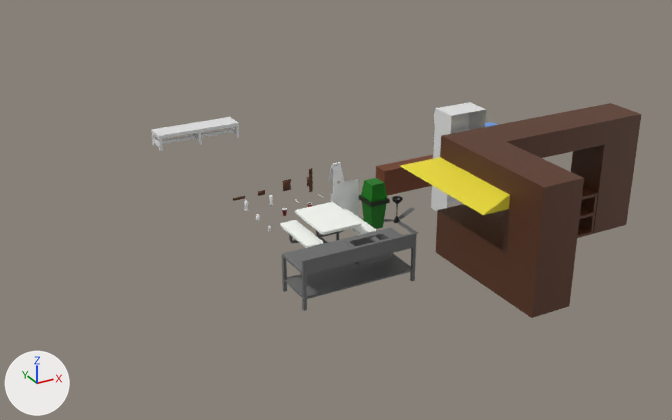
Two versions of the FBX model Assets/_Project/Art/Models/FBXs/canteen.fbx, one commit apart.
Camera for both pictures: a camera (50 mm lens) standing at (-14.9, -25.4, 13.4) and looking at (-0.3, 1.0, 0.2). Every picture has the same lights, and +X, +Y and +Z are marked at lower left. The picture after the commit comes second. Where no turn or scale is listed for an object, it has been applied to the vertices.

The scene before the commit, as lines of its bpy script (objects in view):
```python
me_cube_004 = bpy.data.meshes.new('Cube.004')
me_cube_004.from_pydata(...)  # 211 vertices, 131 faces; spans x -3.8..0.0, y -1.4..0.0, z 0.0..1.6
me_cube_004.materials.append(mat_material_003)  # dark grey #6d6d6d
me_cube_014 = bpy.data.meshes.new('Cube.014')
me_cube_014.from_pydata(...)  # 104 vertices, 88 faces; spans x -3.59..0.0, y -0.08..0.87, z 0.0..0.68
me_cube_014.materials.append(mat_material)  # its picture is missing
me_plane = bpy.data.meshes.new('Plane')
me_plane.from_pydata([(-1.065, 0.0, 1.34), (-0.012, 0.0, 1.34), (-1.065, 0.0, 0.012), (-0.012, 0.0, 0.012)], [], [(0, 1, 3, 2)])
me_plane.materials.append(mat_material)  # its picture is missing
me_plane_007 = bpy.data.meshes.new('Plane.007')
me_plane_007.from_pydata([(-1.01, 0.0, 1.69), (0.0, 0.0, 1.69), (-1.01, 0.0, 0.0), (0.0, 0.0, 0.0)], [], [(0, 1, 3, 2)])
me_plane_007.materials.append(mat_material)  # its picture is missing
me_plane_010 = bpy.data.meshes.new('Plane.010')
me_plane_010.from_pydata([(-1.057, 0.002, 0.725), (-0.003, 0.002, 0.725), (-1.057, 0.002, 0.001), (-0.003, 0.002, 0.001)], [], [(0, 1, 3, 2)])
me_plane_010.materials.append(mat_material)  # its picture is missing
ob_msh_bench = bpy.data.objects.new('msh_Bench', me_cube_014)
ob_msh_bench.location = (0.0, 10.43, 0.0)
ob_msh_posterad0 = bpy.data.objects.new('msh_PosterAd0', me_plane)
ob_msh_posterad0.location = (0.0, 0.0, 0.0)
ob_msh_posterad1 = bpy.data.objects.new('msh_PosterAd1', me_plane_010)
ob_msh_posterad1.location = (0.0, 0.0, 0.0)
ob_msh_posterad3 = bpy.data.objects.new('msh_PosterAd3', me_plane_007)
ob_msh_posterad3.location = (0.0, 0.0, 0.0)
ob_msh_sink = bpy.data.objects.new('msh_Sink', me_cube_004)
ob_msh_sink.location = (-0.58, -3.05, 0.0)
# also in view: 'msh_TrashBin' at (0.4, -0.4, 0.8); 'msh_CanteenCounter' at (4.1, -5.1, 2.0); 'msh_Fridge' at (3.7, -0.5, 1.9); 'msh_canteenTable' at (-1.7, -1.0, 0.5); 'msh_WallShelf_3' at (3.5, 2.0, 0.5)
```
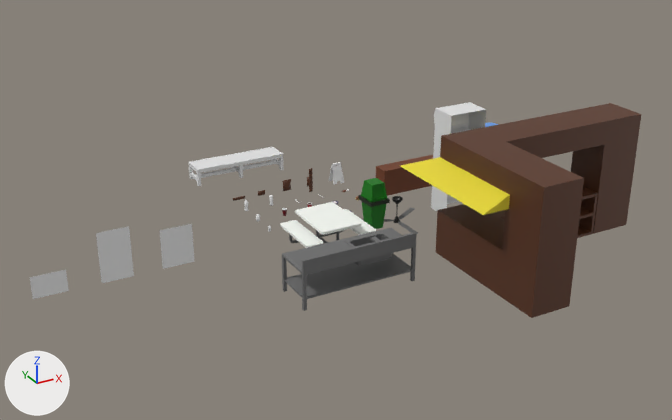
Location of each change, (x1, y1, x2, y2) in pixels of the pictures (672 x 420 px):
'msh_Bench', moved: before (151, 117, 239, 151); after (189, 147, 284, 186)
'msh_PosterAd3', moved: before (333, 179, 359, 216); after (96, 226, 134, 283)
'msh_PosterAd0', moved: before (331, 194, 333, 202); after (160, 224, 195, 269)
'msh_PosterAd1', moved (not visible before): after (30, 269, 69, 299)

Diff of the bpy script that builds the scene:
```diff
--- a/Assets/_Project/Art/Models/FBXs/canteen.fbx.py
+++ b/Assets/_Project/Art/Models/FBXs/canteen.fbx.py
@@ ob_msh_posterad0 @@
 ob_msh_posterad0 = bpy.data.objects.new('msh_PosterAd0', me_plane)
-ob_msh_posterad0.location = (0.0, 0.0, 0.0)
+ob_msh_posterad0.location = (-6.0, 0.0, 0.0)
@@ ob_msh_bench @@
 ob_msh_bench = bpy.data.objects.new('msh_Bench', me_cube_014)
-ob_msh_bench.location = (0.0, 10.43, 0.0)
+ob_msh_bench.location = (0.0, 6.0, 0.0)
@@ ob_msh_posterad3 @@
 ob_msh_posterad3 = bpy.data.objects.new('msh_PosterAd3', me_plane_007)
-ob_msh_posterad3.location = (0.0, 0.0, 0.0)
+ob_msh_posterad3.location = (-8.0, 0.0, 0.0)
@@ ob_msh_posterad1 @@
 ob_msh_posterad1 = bpy.data.objects.new('msh_PosterAd1', me_plane_010)
-ob_msh_posterad1.location = (0.0, 0.0, 0.0)
+ob_msh_posterad1.location = (-10.0, 0.0, 0.0)
```
